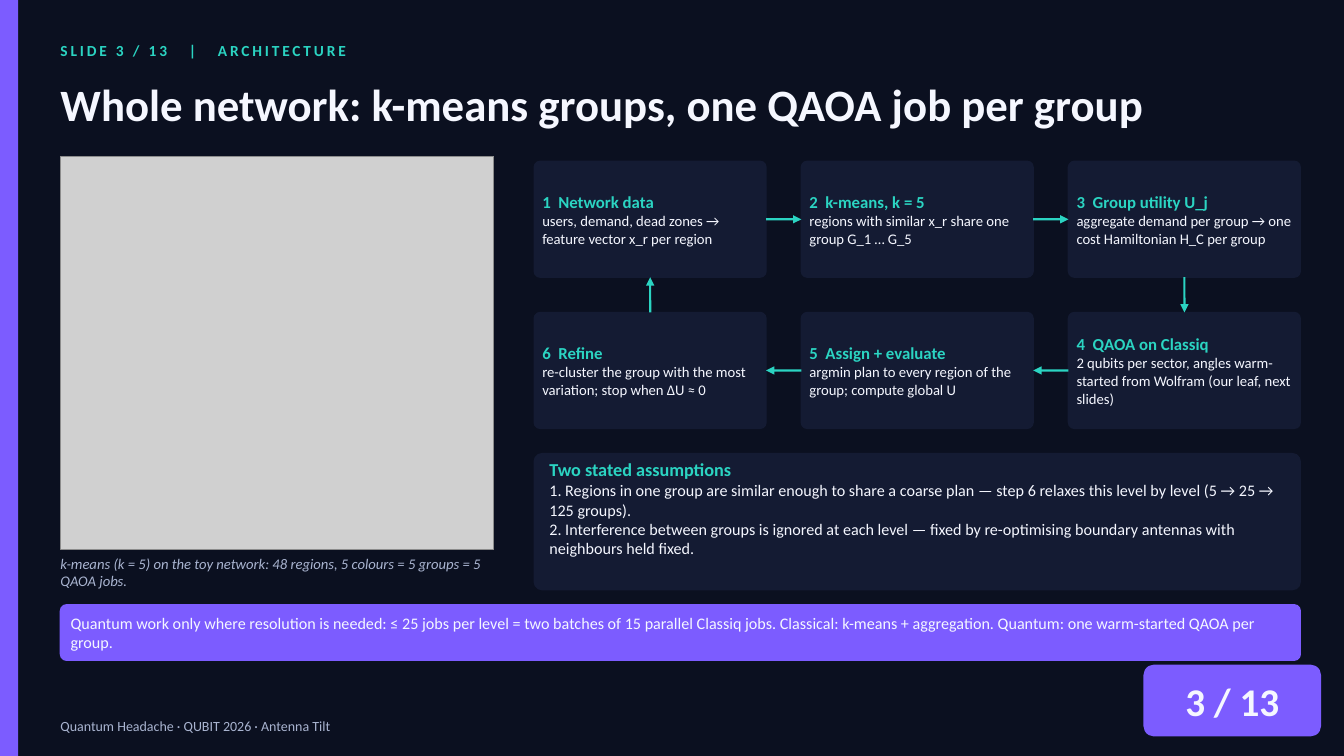
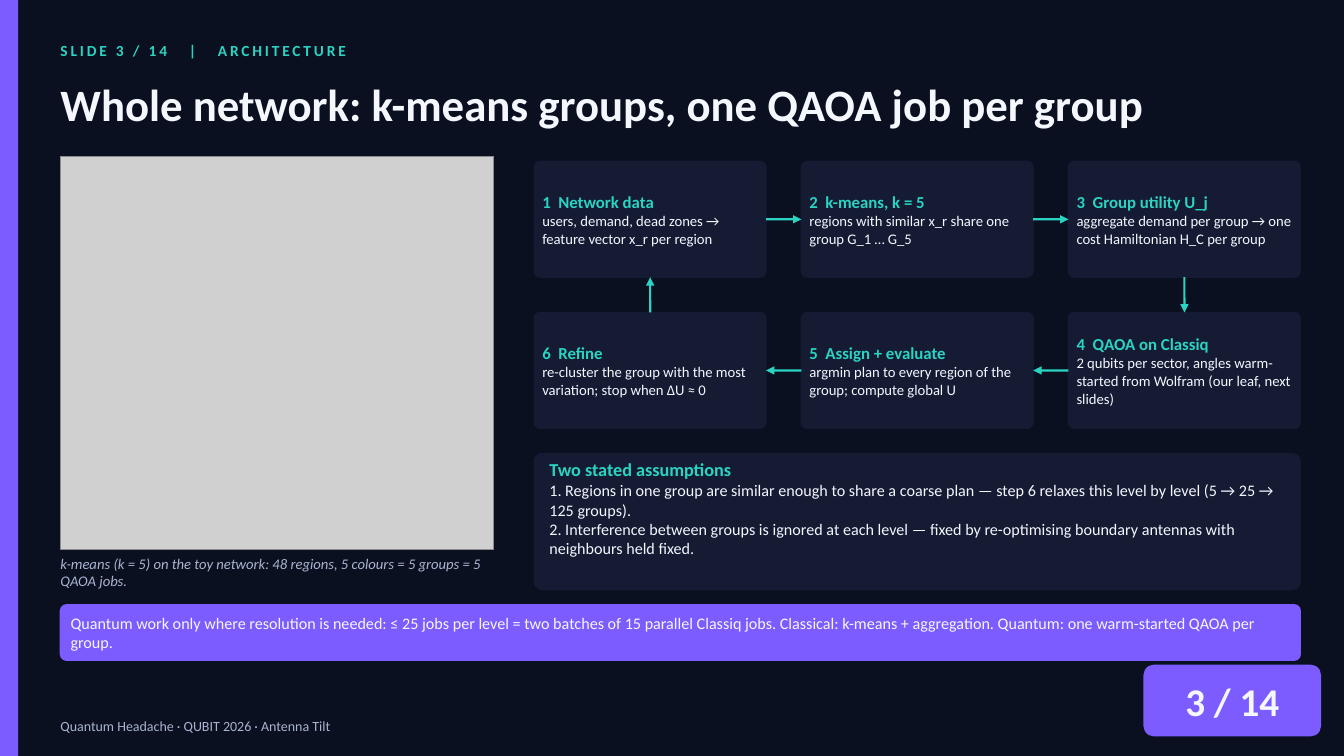
Before and after one commit to zuwasi/quantum-headache-antenna-tilt, a slide deck: slide 3 of presentation/QuantumHeadache_AntennaTilt.pptx. Drawn at 1344x756 pixels with LibreOffice and Linux fonts; fonts in the diff are those of the drawing; grey boxes stand for pictures. Boxes give left, top, right and bottom in pixels: in the first picture for what was removed or moved away, otherwise in the second. Text is boxed around its words. In the diff, an @@ line names an element or a change of style, - is before the commit and + after.

```diff
--- a/presentation/QuantumHeadache_AntennaTilt.pptx
+++ b/presentation/QuantumHeadache_AntennaTilt.pptx
@@ text at (60, 46, 346, 56): text changed @@
-SLIDE 3 / 13 | ARCHITECTURE
+SLIDE 3 / 14 | ARCHITECTURE
@@ text at (1185, 690, 1280, 716): text changed @@
-3 / 13
+3 / 14
```
Also in this commit, not shown: 12 other slides changed, 1 slide added, 3 other files.
